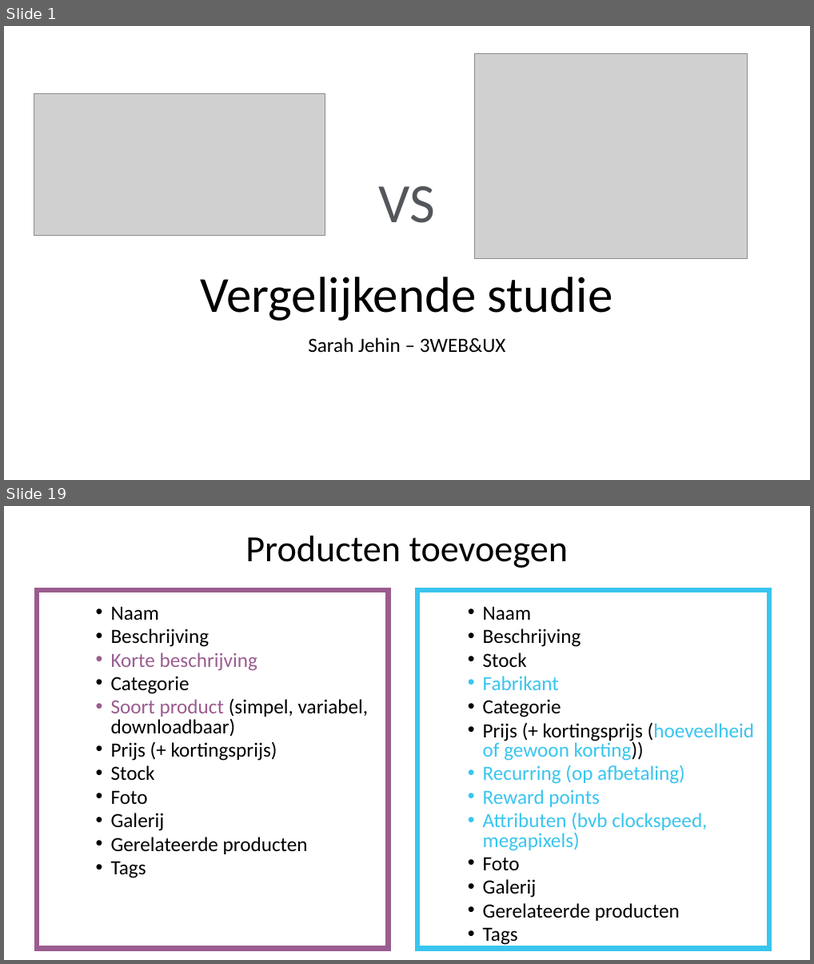
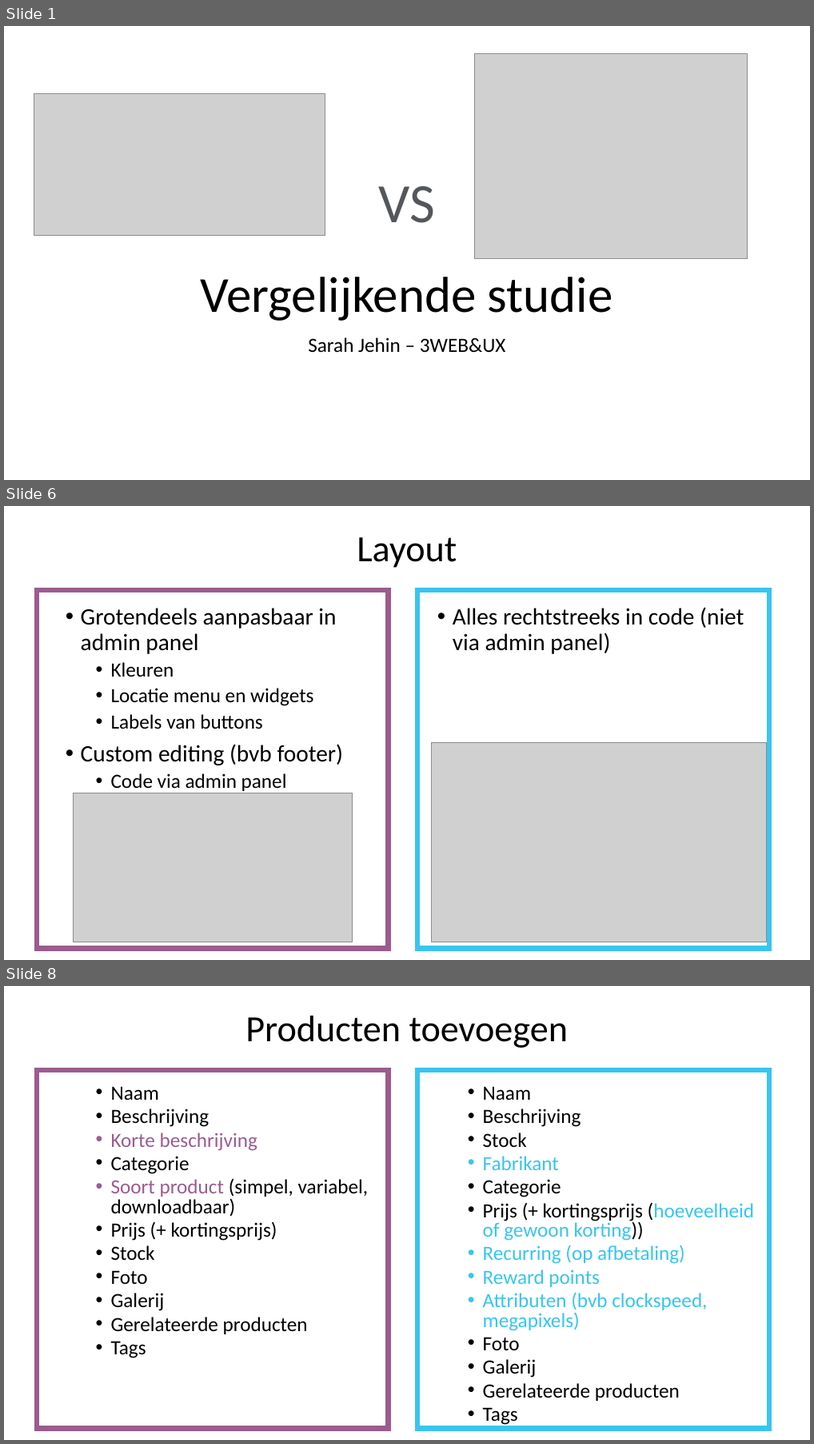
Before and after one commit to SarahJehin/WebResearch, a slide deck: vergelijkende_studie/Vergelijkende studie.pptx. Shown one above the other, each under a label of ours: slides 1 and 19 before the commit, slides 1, 6 and 8 after it; the slides between them are not shown. The pictures are 814x964 and 814x1444 pixels, drawn with LibreOffice and Linux fonts; fonts in the diff are those of the drawing; grey boxes stand for pictures. Boxes give left, top, right and bottom in pixels: in the first picture for what was removed or moved away, otherwise in the second. Text is boxed around its words. In the diff, an @@ line names an element or a change of style, - is before the commit and + after.

```diff
--- a/vergelijkende_studie/Vergelijkende studie.pptx
+++ b/vergelijkende_studie/Vergelijkende studie.pptx
@@ slide 6 added at [4,506,810,960], background #FFFFFF @@
@@ title added at [357,537,457,568], 44 pt, text #000000 @@
+Layout
@@ rectangle added at [37,590,389,948], outline #9B5C8F 6 pt @@
@@ rectangle added at [418,590,770,948], outline #39C5EF 6 pt @@
@@ text added at [81,608,344,793], 24 pt, text #000000 @@
+• Grotendeels aanpasbaar in admin panel
+  • Kleuren
+  • Locatie menu en widgets
+  • Labels van buttons
+• Custom editing (bvb footer)
+  • Code via admin panel
@@ text added at [453,607,744,654], 28 pt, text #000000 @@
+• Alles rechtstreeks in code (niet via admin panel)
@@ picture added at [432,743,767,941] @@
@@ picture added at [73,792,353,941] @@
@@ what was slide 19 is now slide 8 @@
```
Also in this commit, not shown: 7 slides changed, 7 other slides added, 3 slides removed, 2 other files.
